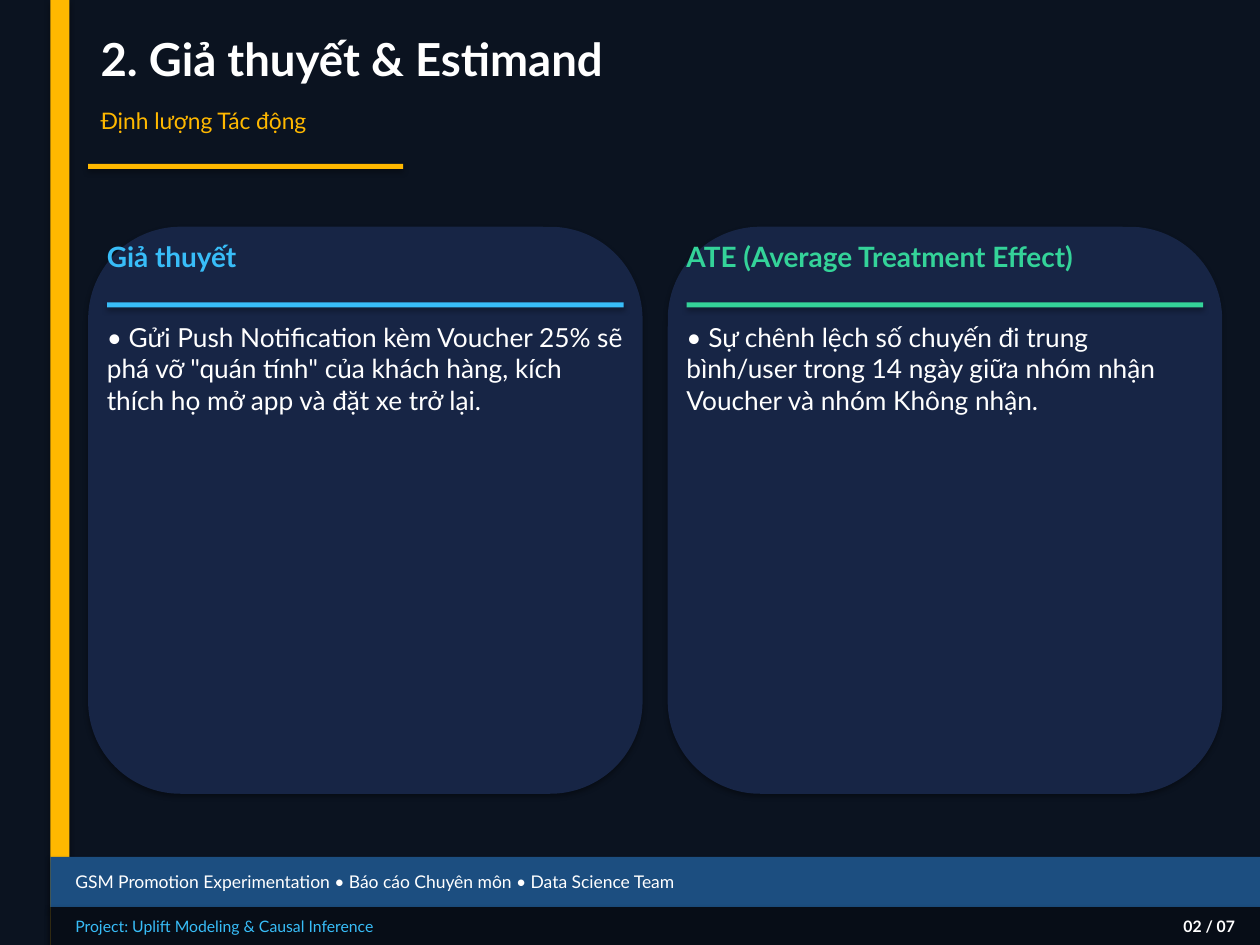
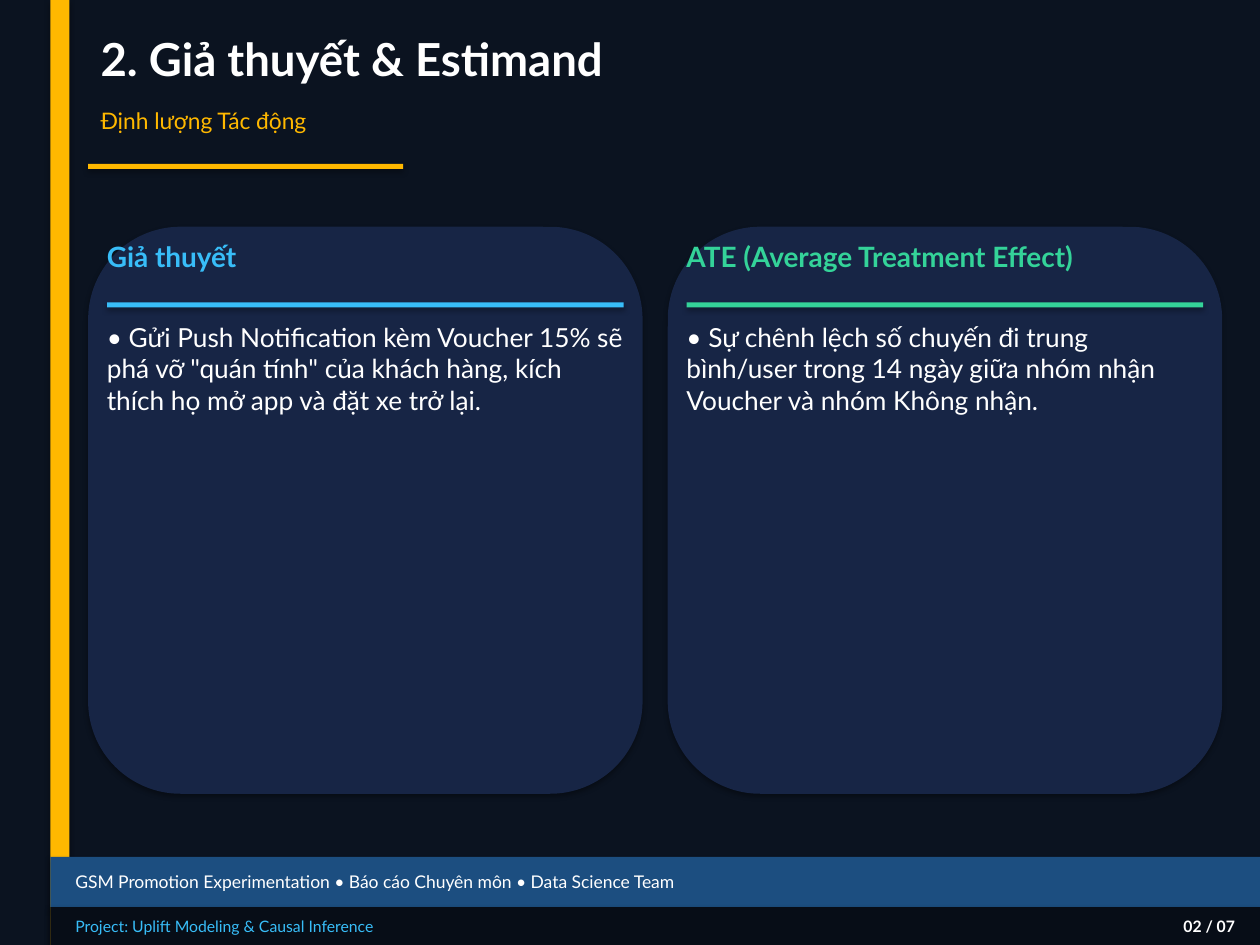
Before and after one commit to thaibuivan/GSM-promotion-experimentation, a slide deck: slide 3 of docs/Week3_Experiment_Design_Summary.pptx. Drawn at 1260x945 pixels with LibreOffice and Linux fonts; fonts in the diff are those of the drawing. Boxes give left, top, right and bottom in pixels: in the first picture for what was removed or moved away, otherwise in the second. Text is boxed around its words. In the diff, an @@ line names an element or a change of style, - is before the commit and + after.

```diff
--- a/docs/Week3_Experiment_Design_Summary.pptx
+++ b/docs/Week3_Experiment_Design_Summary.pptx
@@ text at <box>107,327,622,414</box>: text changed @@
-• Gửi Push Notification kèm Voucher 25% sẽ phá vỡ "quán tính" của khách hàng, kích thích họ mở app và đặt xe trở lại.
+• Gửi Push Notification kèm Voucher 15% sẽ phá vỡ "quán tính" của khách hàng, kích thích họ mở app và đặt xe trở lại.
```
Also in this commit, not shown: 1 other slide changed, 4 other files.
